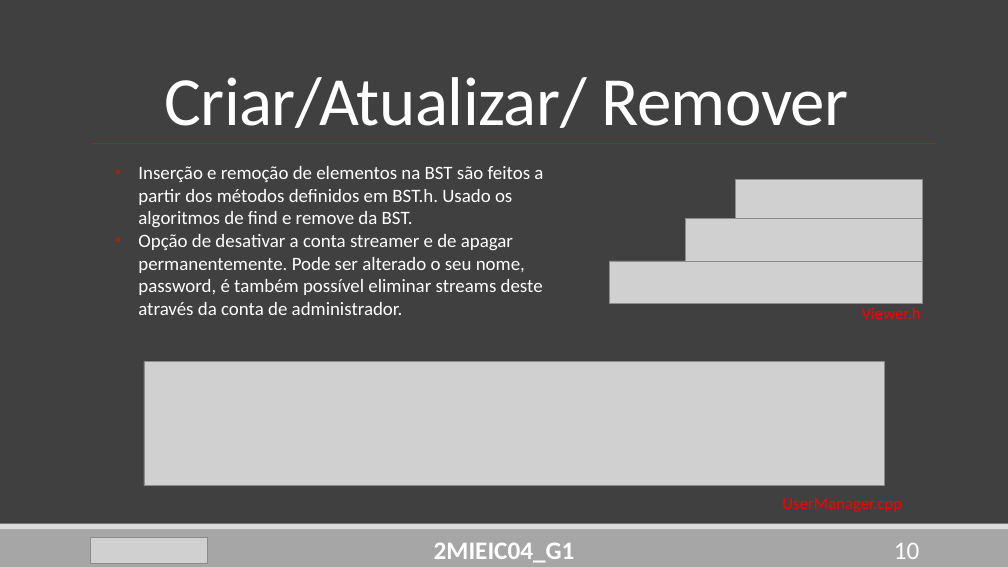
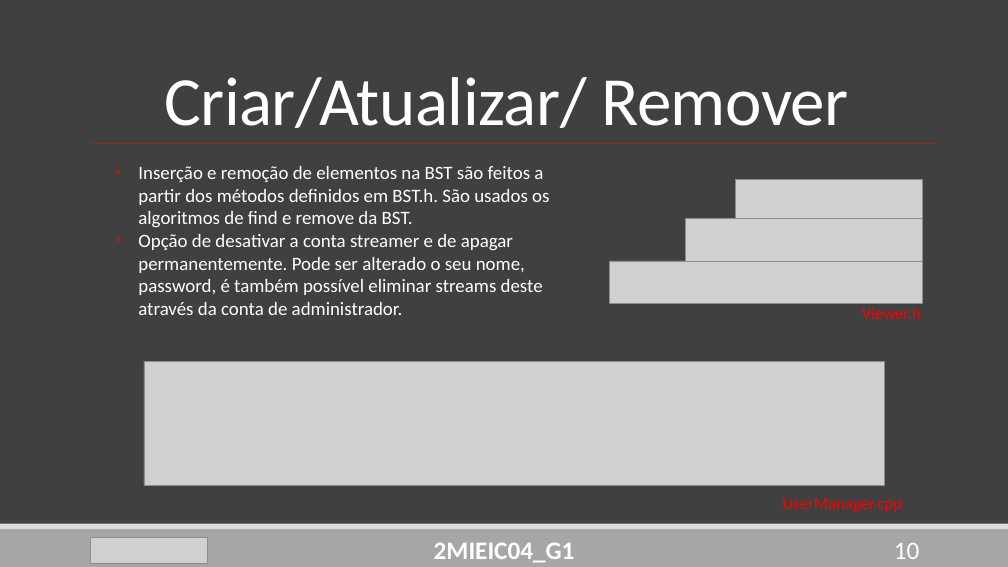
Before and after one commit to DoStini/FEUP-AEDA-proj, a slide deck: slide 10 of StreamZ__P2.pptx. Drawn at 1008x567 pixels with LibreOffice and Linux fonts; fonts in the diff are those of the drawing; grey boxes stand for pictures. Boxes give left, top, right and bottom in pixels: in the first picture for what was removed or moved away, otherwise in the second. Text is boxed around its words. In the diff, an @@ line names an element or a change of style, - is before the commit and + after.

```diff
--- a/StreamZ__P2.pptx
+++ b/StreamZ__P2.pptx
@@ text at [138, 166, 549, 227]: text changed @@
-• Inserção e remoção de elementos na BST são feitos a partir dos métodos definidos em BST.h. Usado os algoritmos de find e remove da BST.
+• Inserção e remoção de elementos na BST são feitos a partir dos métodos definidos em BST.h. São usados os algoritmos de find e remove da BST.
```
Also in this commit, not shown: 6 other slides changed, 1 other file.
